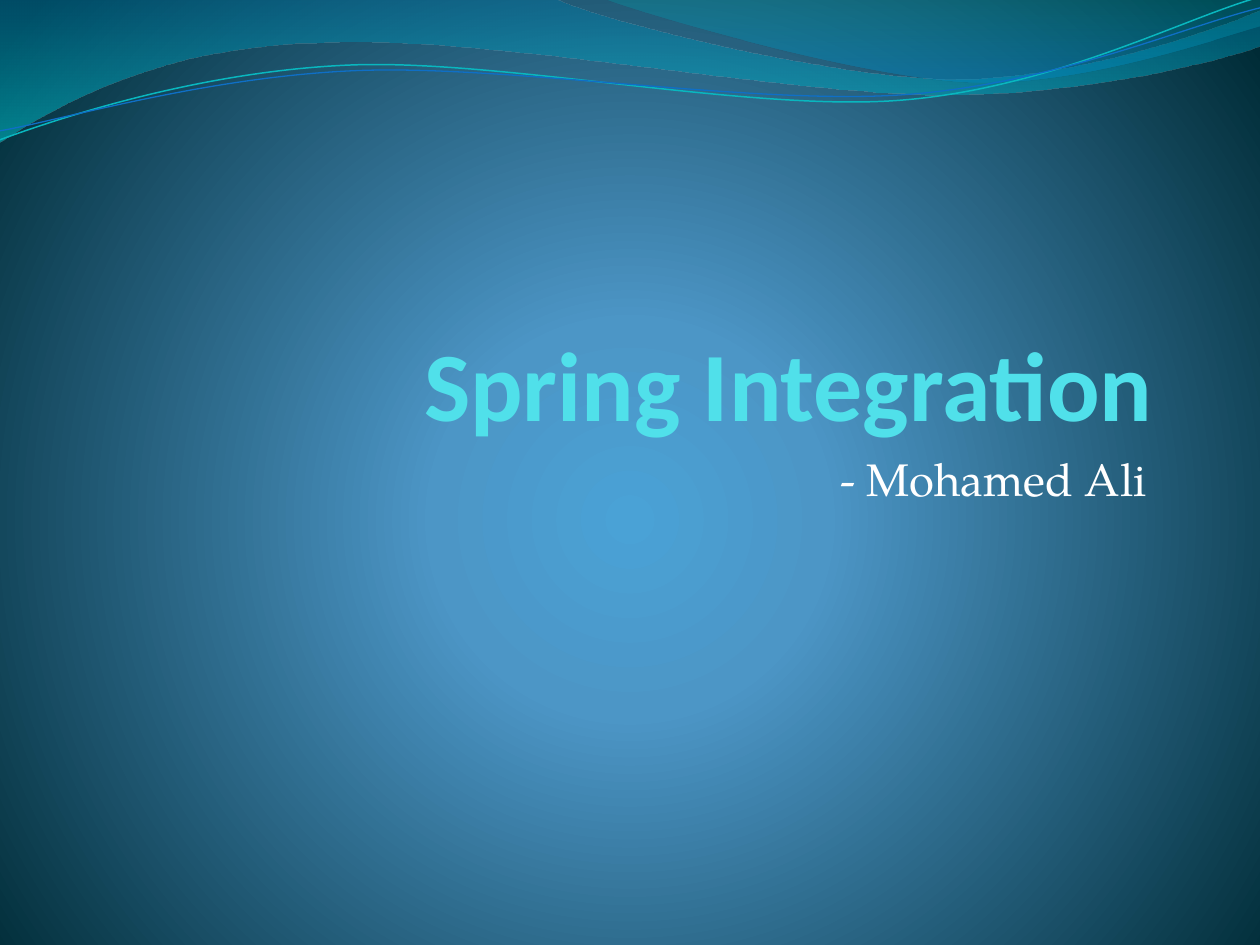
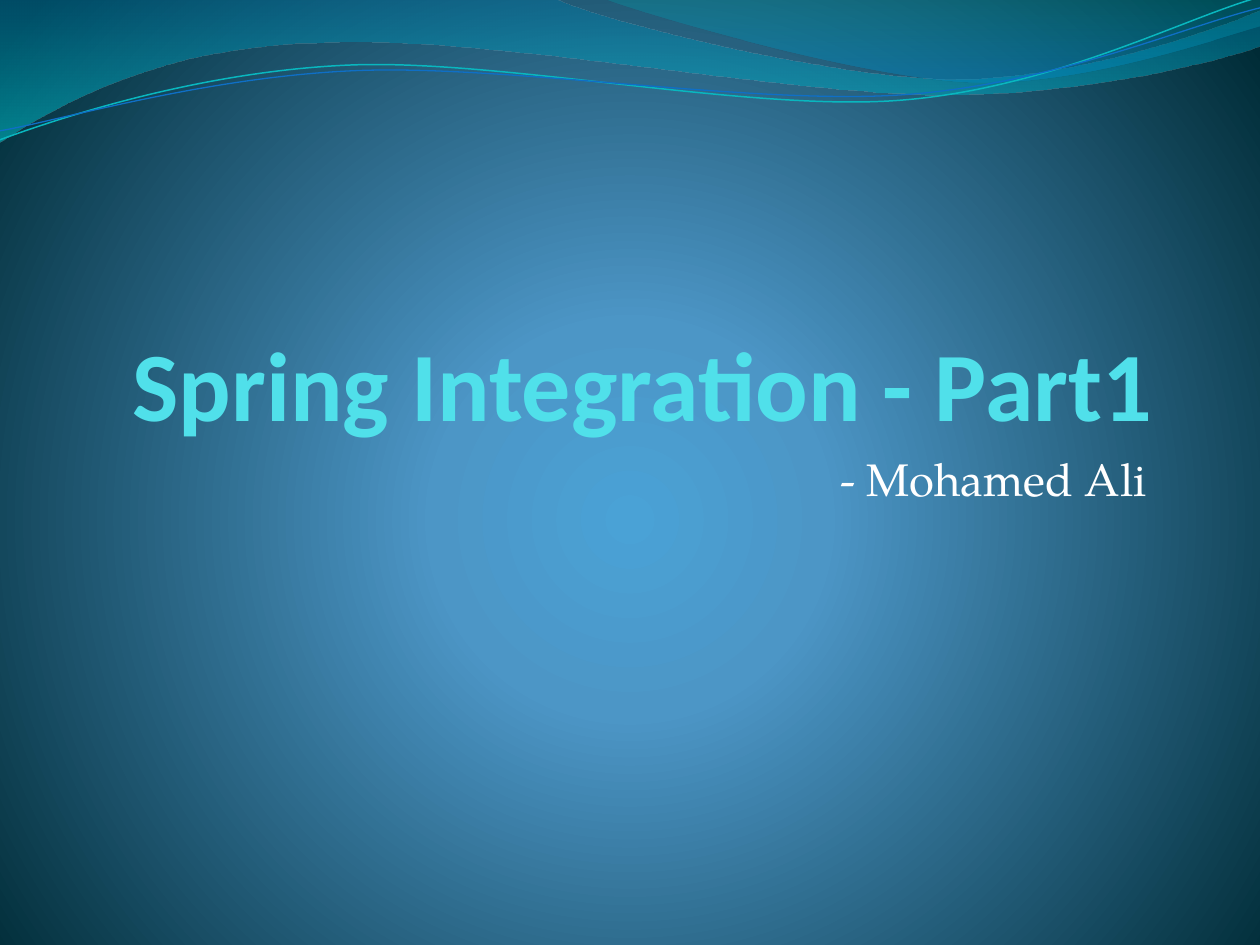
Before and after one commit to mohamedali4u/SpringIntegration, a slide deck: slide 1 of si-tutorial/SpringIntegration_Part1.pptx. Drawn at 1260x945 pixels with LibreOffice and Linux fonts; fonts in the diff are those of the drawing. Boxes give left, top, right and bottom in pixels: in the first picture for what was removed or moved away, otherwise in the second. Text is boxed around its words. In the diff, an @@ line names an element or a change of style, - is before the commit and + after.

Commit message:
Spring Integration - Part1

```diff
--- a/si-tutorial/SpringIntegration_Part1.pptx
+++ b/si-tutorial/SpringIntegration_Part1.pptx
@@ title at bbox=[133, 340, 1152, 438]: text changed @@
-Spring Integration
+Spring Integration - Part1
```
